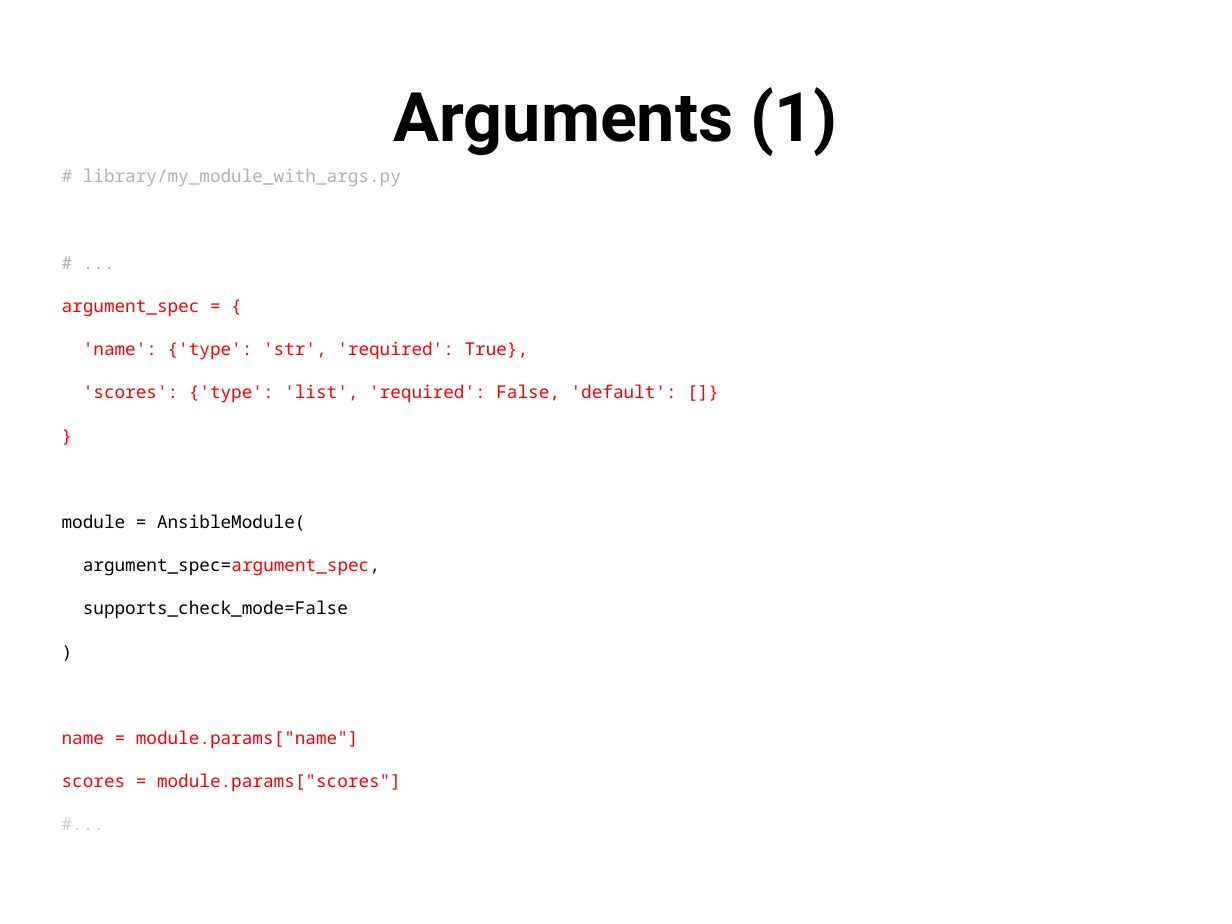
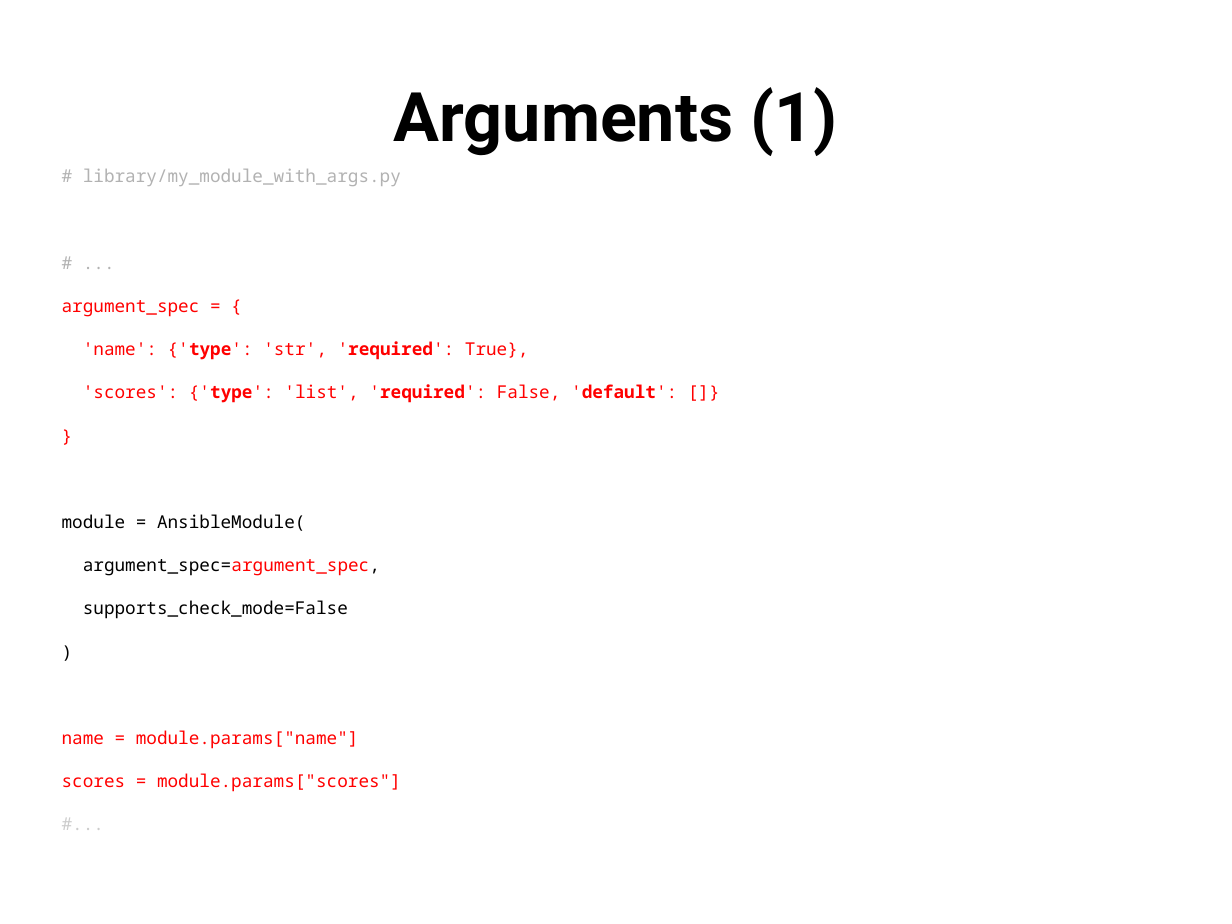
Before and after one commit to lipanski/ansible-custom-modules-demo, a slide deck: slide 13 of slides/custom-modules.odp. Drawn at 1232x924 pixels with LibreOffice and Linux fonts; fonts in the diff are those of the drawing. Boxes give left, top, right and bottom in pixels: in the first picture for what was removed or moved away, otherwise in the second. Text is boxed around its words. In the diff, an @@ line names an element or a change of style, - is before the commit and + after.

```diff
--- a/slides/custom-modules.odp
+++ b/slides/custom-modules.odp
@@ text at <box>83,341,677,403</box>: bold on in "{'type': 'required':", "{'type': 'required': 'default':" @@
```
Also in this commit, not shown: 3 other slides changed, 5 slides added, 1 other file.
